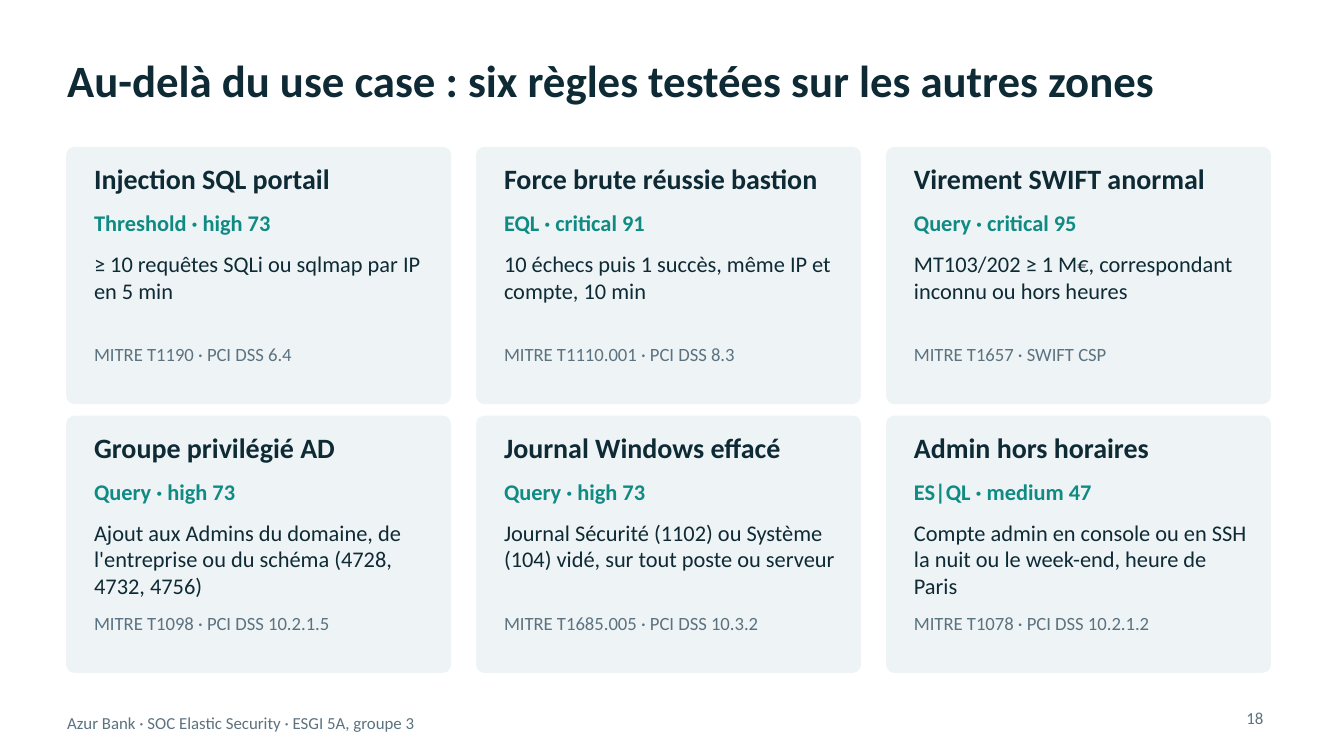
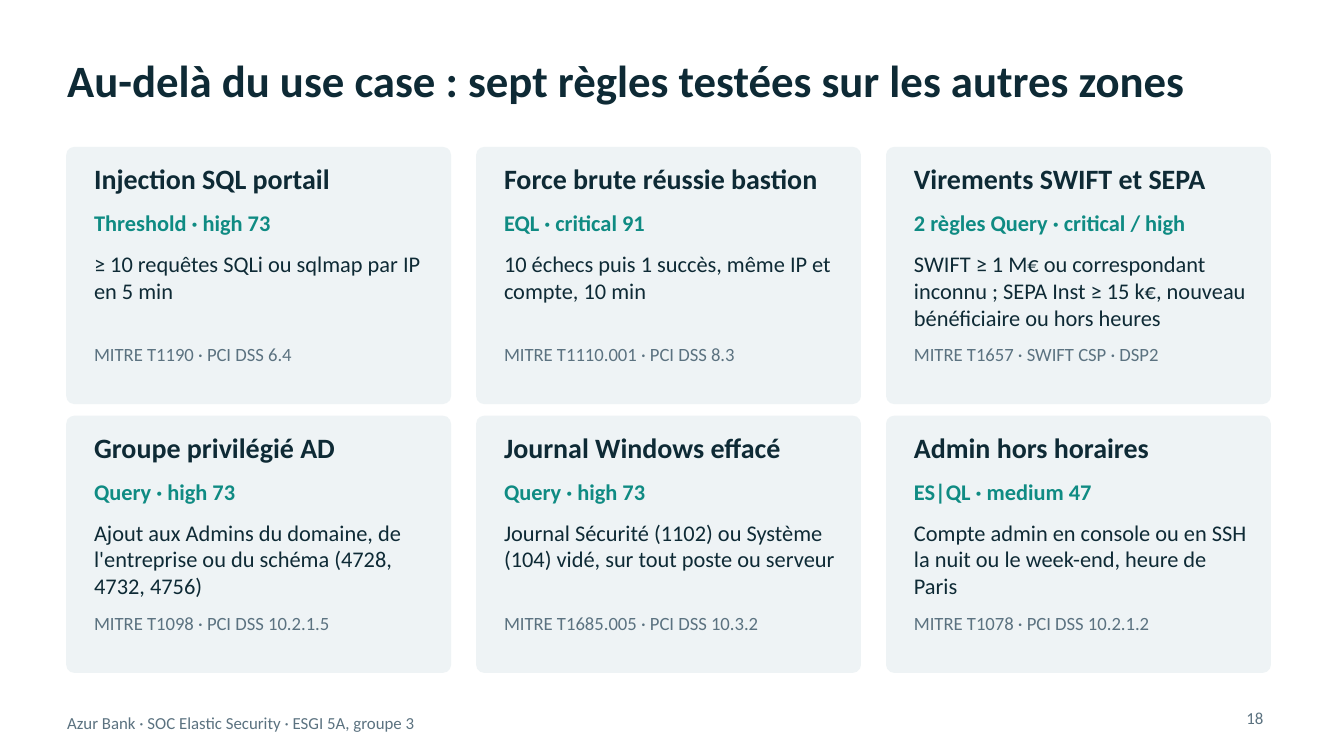
Before and after one commit to Jacob-dot-bit/soc-azur-bank-elastic, a slide deck: slide 18 of 05 - Soutenance (slides, dashboard, coût)/Soutenance_Azur_Bank_Elastic.pptx. Drawn at 1344x756 pixels with LibreOffice and Linux fonts; fonts in the diff are those of the drawing. Boxes give left, top, right and bottom in pixels: in the first picture for what was removed or moved away, otherwise in the second. Text is boxed around its words. In the diff, an @@ line names an element or a change of style, - is before the commit and + after.

Commit message:
Soutenance : règle SEPA dans les slides de conformité, 10 règles testées

```diff
--- a/05 - Soutenance (slides, dashboard, coût)/Soutenance_Azur_Bank_Elastic.pptx
+++ b/05 - Soutenance (slides, dashboard, coût)/Soutenance_Azur_Bank_Elastic.pptx
@@ title at (67, 65, 1184, 105): text changed @@
-Au-delà du use case : six règles testées sur les autres zones
+Au-delà du use case : sept règles testées sur les autres zones
@@ text at (914, 169, 1206, 190): text changed @@
-Virement SWIFT anormal
+Virements SWIFT et SEPA
@@ text at (914, 215, 1185, 235): text changed @@
-Query · critical 95
+2 règles Query · critical / high
@@ text at (914, 256, 1246, 326): text changed @@
-MT103/202 ≥ 1 M€, correspondant inconnu ou hors heures
+SWIFT ≥ 1 M€ ou correspondant inconnu ; SEPA Inst ≥ 15 k€, nouveau bénéficiaire ou hors heures
@@ text at (914, 348, 1158, 361): text changed @@
-MITRE T1657 · SWIFT CSP
+MITRE T1657 · SWIFT CSP · DSP2
```
Also in this commit, not shown: 3 other slides changed, 1 other file.
